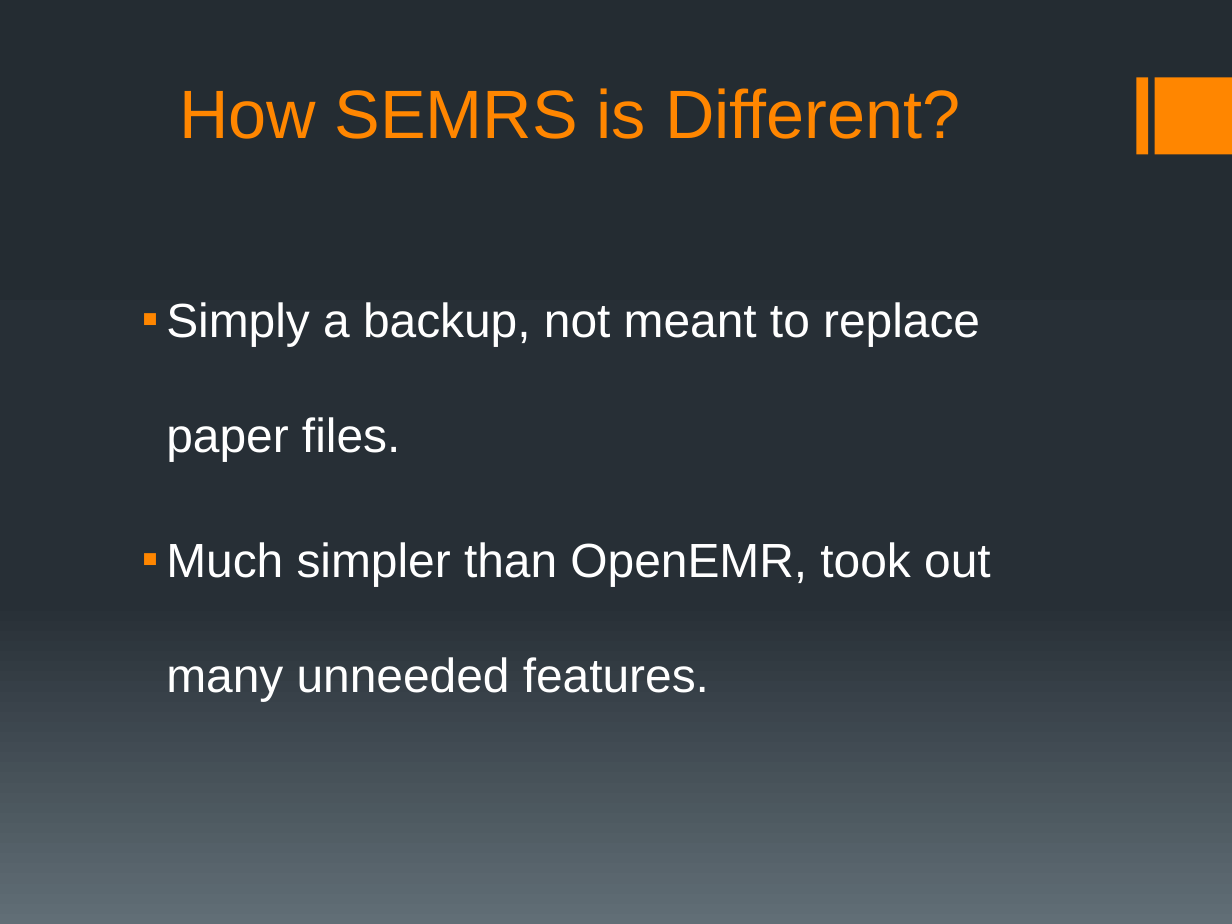
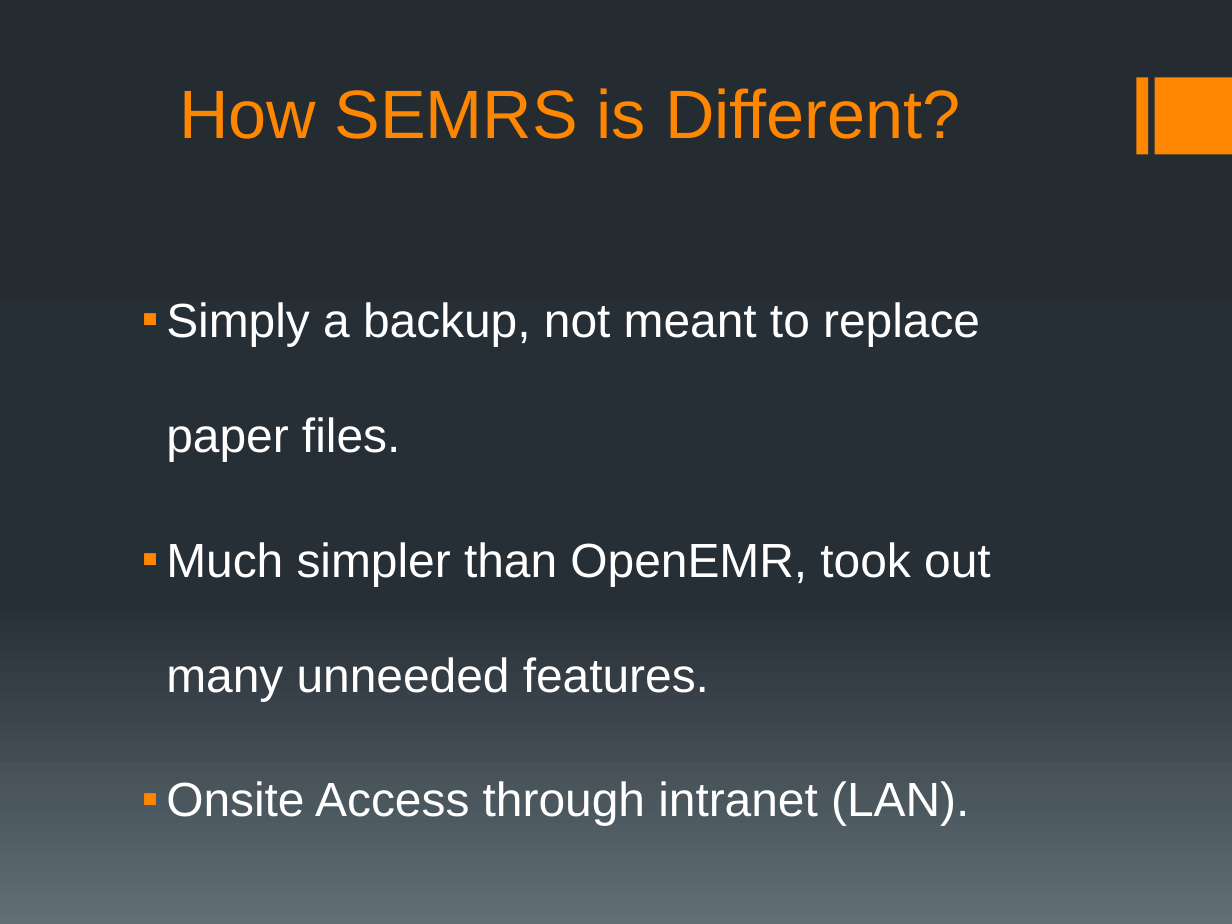
Before and after one commit to rmkane/semrs, a slide deck: slide 5 of MidTerm/Midterm_presentation_SEMRS.pptx. Drawn at 1232x924 pixels with LibreOffice and Linux fonts; fonts in the diff are those of the drawing. Boxes give left, top, right and bottom in pixels: in the first picture for what was removed or moved away, otherwise in the second. Text is boxed around its words. In the diff, an @@ line names an element or a change of style, - is before the commit and + after.

```diff
--- a/MidTerm/Midterm_presentation_SEMRS.pptx
+++ b/MidTerm/Midterm_presentation_SEMRS.pptx
@@ text at bbox=[166, 781, 969, 826]: paragraph added @@
+▪ Onsite Access through intranet (LAN).
```
Also in this commit, not shown: 3 other slides changed, 1 slide added, 1 slide removed, 3 other files.
